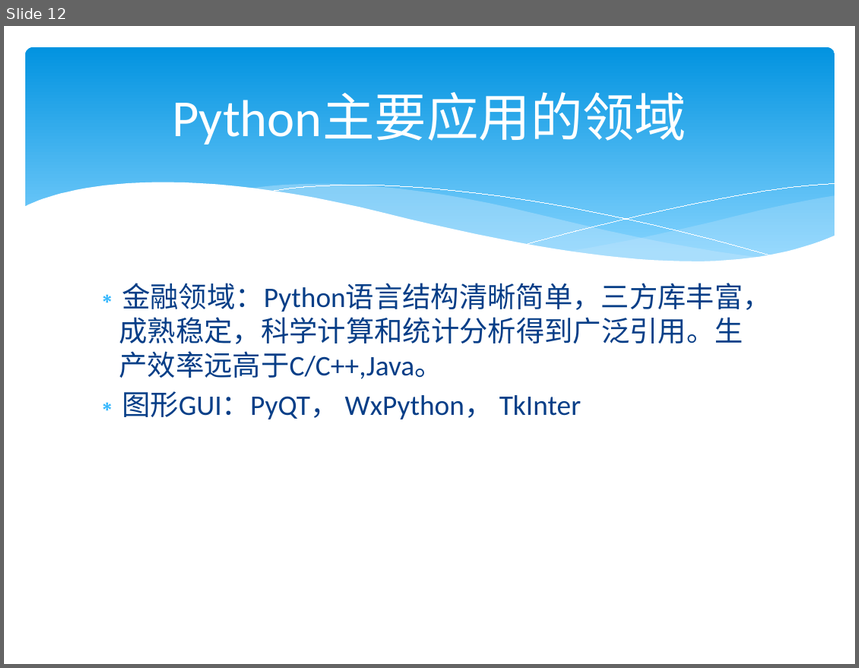
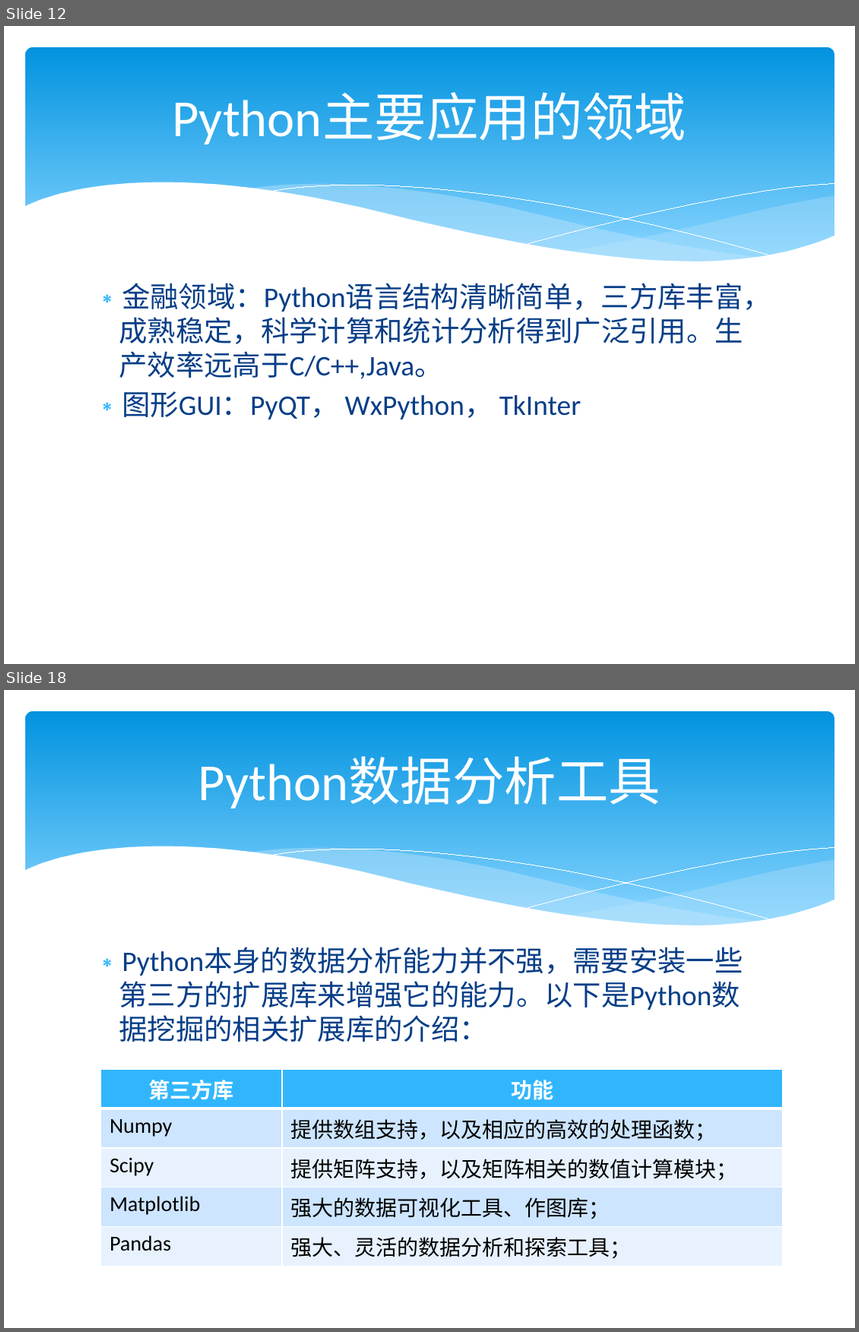
Before and after one commit to lysgwl/test4, a slide deck: python3/Python培训.pptx. Shown one above the other, each under a label of ours: slide 12 before the commit, slides 12 and 18 after it; the slides between them are not shown. The pictures are 859x668 and 859x1332 pixels, drawn with LibreOffice and Linux fonts; fonts in the diff are those of the drawing. Boxes give left, top, right and bottom in pixels: in the first picture for what was removed or moved away, otherwise in the second. Text is boxed around its words. In the diff, an @@ line names an element or a change of style, - is before the commit and + after.

```diff
--- a/python3/Python培训.pptx
+++ b/python3/Python培训.pptx
@@ slide 18 added at box(4, 690, 855, 1328), background #FFFFFF; not listed: 6 template elements that a slide beside it also shows @@
@@ title added at box(198, 757, 661, 809), 44 pt, text #FFFFFF @@
+Python数据分析工具
@@ text added at box(120, 948, 743, 1010), 24 pt, text #073E87 @@
+∗ Python本身的数据分析能力并不强，需要安装一些第三方的扩展库来增强它的能力。以下是Python数据挖掘的相关扩展库的介绍：
@@ table added at box(101, 1070, 783, 1262), 5 rows, 2 columns @@
+第三方库 | 功能
+Numpy | 提供数组支持，以及相应的高效的处理函数；
+Scipy | 提供矩阵支持，以及矩阵相关的数值计算模块；
+Matplotlib | 强大的数据可视化工具、作图库；
+Pandas | 强大、灵活的数据分析和探索工具；
```
Also in this commit, not shown: 11 other slides added, 1 other file.
